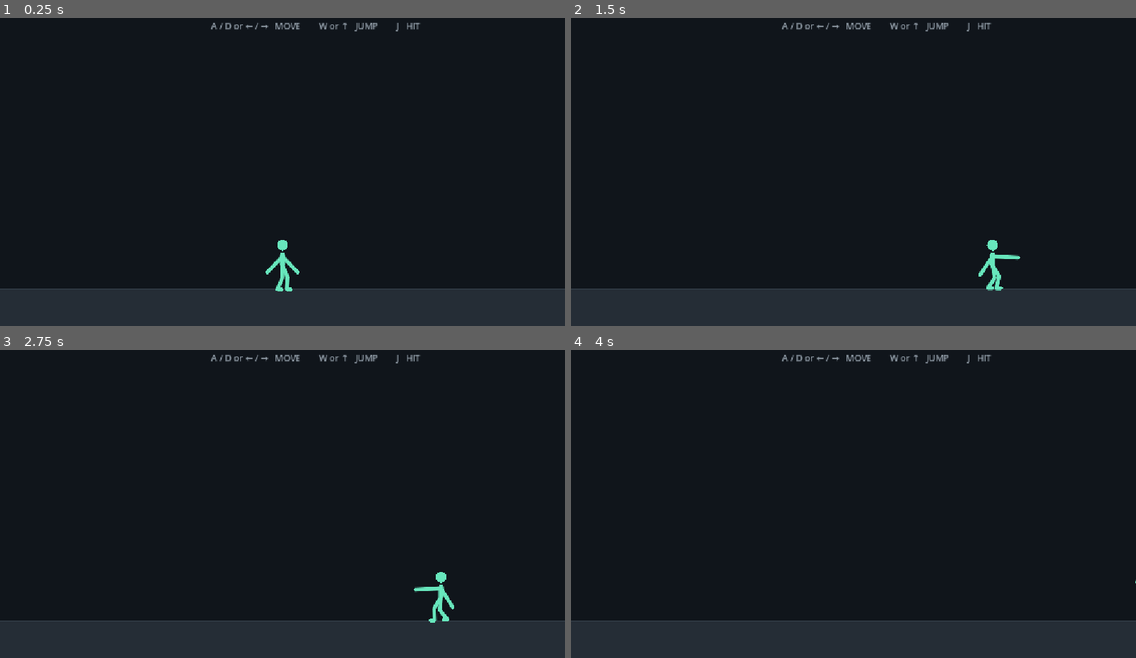
Above: before the commit, frames 1-4 (two rows, left to right).
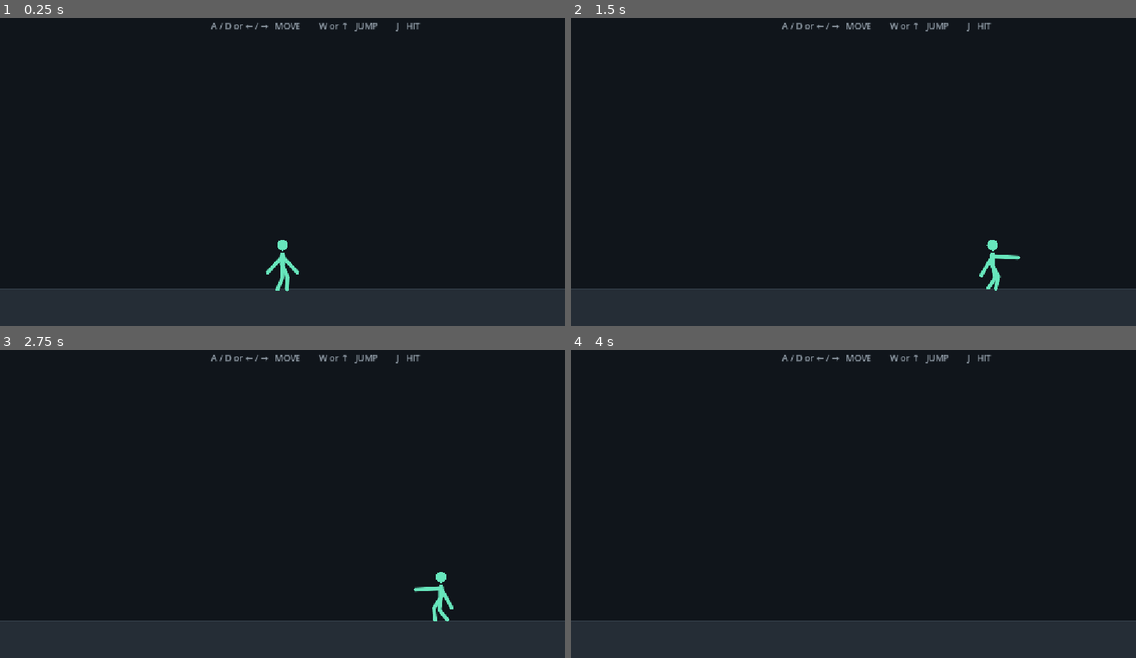
Above: after the commit, the same moments.

Repository: divanburke/ShadowSwap
Game: Godot game, scene res://main.tscn
Same seed, same stepped clock (60 frames per second), same inputs: the game is played once before the commit and once after it.
Inputs:
- Up to frame 1 (0.25 s): no input
- Up to frame 2 (1.5 s): hold J 0.53-1.28 s; hold D from 0.53 s (still down); tap W at 0.77 s; tap J at 1.35 s
- Up to frame 3 (2.75 s): tap W at 1.52 s; release D at 2.03 s; hold A from 2.03 s (still down); hold J from 2.03 s (still down)
- Up to frame 4 (4 s): release A at 2.78 s; release J at 2.78 s; hold D from 2.78 s (still down); tap J at 2.85 s; tap W at 3.02, 3.77 s; hold J from 3.53 s (still down)

The runs differ from the first frame. In frame 1, less than 0.1% of the frame differs, in the area x 47-53%, y 78-89%; in frame 2, less than 0.1%, in the area x 72-77%, y 78-89%; in frame 3, less than 0.1%; in frame 4, less than 0.1%.

Commit message:
Remove feet and loosen fighter limb motion

Diff:
--- a/scripts/fighter.gd
+++ b/scripts/fighter.gd
@@ -48,9 +48,9 @@
 const ARM_REST_VECTOR = Vector2(-0.7220, 0.6919)
 const ATTACK_REACH = ARM_LENGTH * 1.15
 
-const ARM_SPRING = 24.0
-const ARM_DAMPING = 5.2
-const ARM_GRAVITY = 620.0
+const ARM_SPRING = 20.0
+const ARM_DAMPING = 4.6
+const ARM_GRAVITY = 680.0
 
 # -------------------------------------------------------------------------
 # Legs
@@ -68,10 +68,9 @@
 const ANKLE_BASE_Y = BODY_HEIGHT * 0.53
 const WALK_STRIDE = BODY_HEIGHT * 0.15
 const WALK_LIFT = BODY_HEIGHT * 0.075
-const FOOT_LENGTH = BODY_HEIGHT * 0.11
-
-const FOOT_SPRING = 58.0
-const FOOT_DAMPING = 9.0
+
+const FOOT_SPRING = 48.0
+const FOOT_DAMPING = 8.0
 
 var facing = 1.0
 
@@ -540,18 +539,6 @@
 		"right_ankle":
 			return right_ankle_offset
 
-		"left_foot":
-			return left_ankle_offset + Vector2(
-				facing * FOOT_LENGTH,
-				0.0
-			)
-
-		"right_foot":
-			return right_ankle_offset + Vector2(
-				facing * FOOT_LENGTH,
-				0.0
-			)
-
 	return Vector2.ZERO
 
 
@@ -571,8 +558,6 @@
 	var right_knee = get_point("right_knee")
 	var left_ankle = get_point("left_ankle")
 	var right_ankle = get_point("right_ankle")
-	var left_foot = get_point("left_foot")
-	var right_foot = get_point("right_foot")
 
 	# Limbs first, torso second. This hides the roots cleanly.
 	draw_pill(
@@ -618,21 +603,7 @@
 		color
 	)
 
-	# Minimal horizontal feet.
-	draw_pill(
-		left_ankle,
-		left_foot,
-		LEG_THICKNESS,
-		color
-	)
-
-	draw_pill(
-		right_ankle,
-		right_foot,
-		LEG_THICKNESS,
-		color
-	)
-
+	# Legs end cleanly at the ankles. There are no separate feet.
 	# Short, narrow upright torso.
 	draw_pill(
 		Vector2(0.0, SHOULDER_Y - 3.0),
